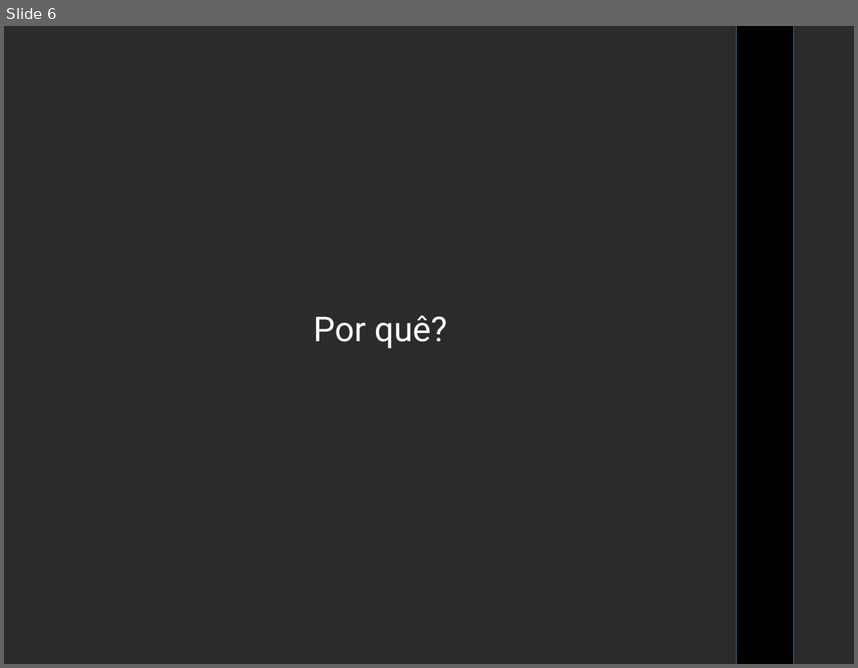
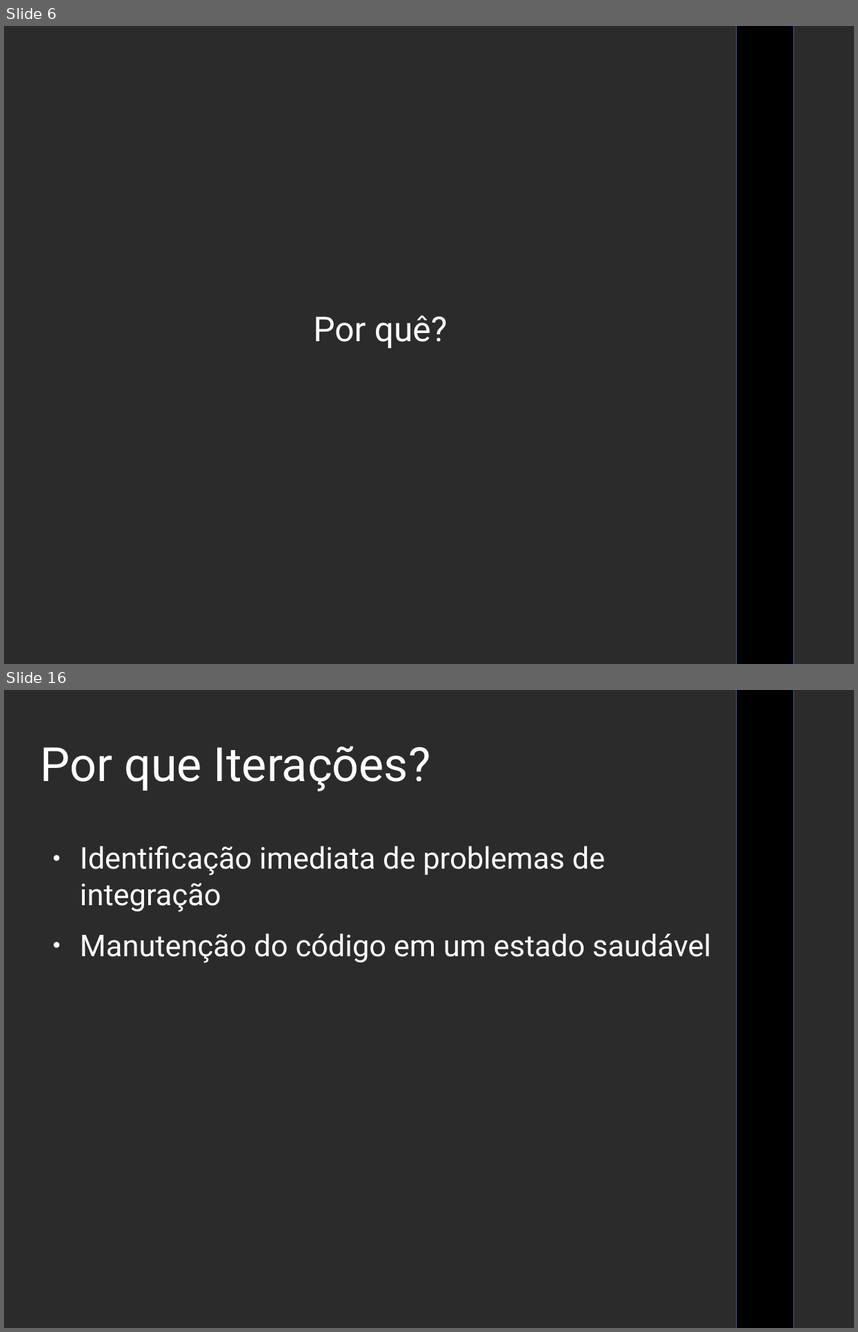
Before and after one commit to luizfar/AgilComoBruceLee, a slide deck: AgilComoBruceLee.odp. Shown one above the other, each under a label of ours: slide 6 before the commit, slides 6 and 16 after it; the slides between them are not shown. The pictures are 858x668 and 858x1332 pixels, drawn with LibreOffice and Linux fonts; fonts in the diff are those of the drawing; background and template pictures are left out; a plain dark background stands for a picture behind light text. Boxes give left, top, right and bottom in pixels: in the first picture for what was removed or moved away, otherwise in the second. Text is boxed around its words. In the diff, an @@ line names an element or a change of style, - is before the commit and + after.

Commit message:
Added more text to presentation

```diff
--- a/AgilComoBruceLee.odp
+++ b/AgilComoBruceLee.odp
@@ slide 16 added at [4,690,854,1328], background picture (left out); not listed: 1 template element that a slide beside it also shows @@
@@ title added at [41,746,430,791], 44 pt, text #FFFFFF @@
+Por que Iterações?
@@ text added at [80,846,711,963], 28 pt, text #FFFFFF @@
+● Identificação imediata de problemas de integração
+● Manutenção do código em um estado saudável
```
Also in this commit, not shown: 10 other slides added, 1 slide removed.
